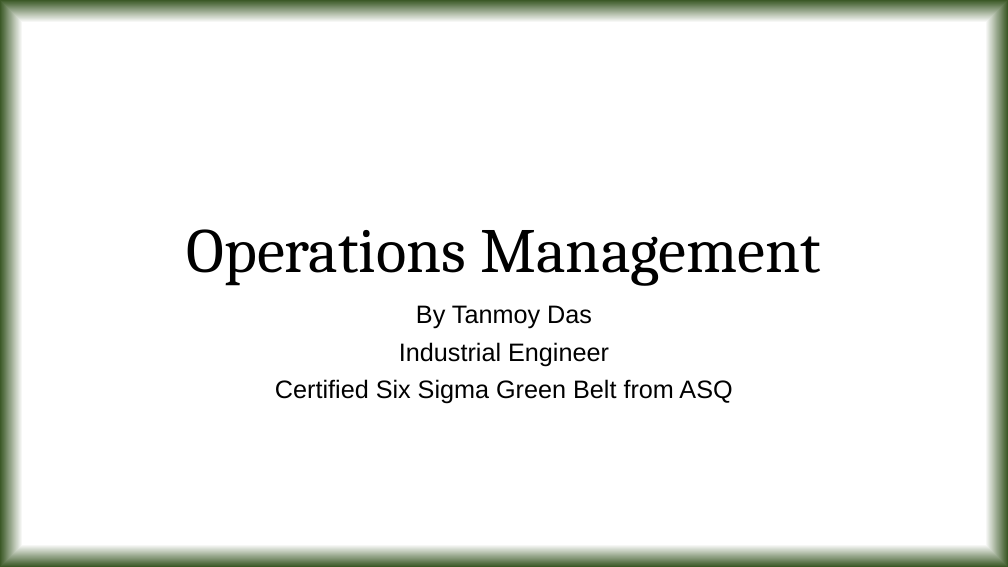
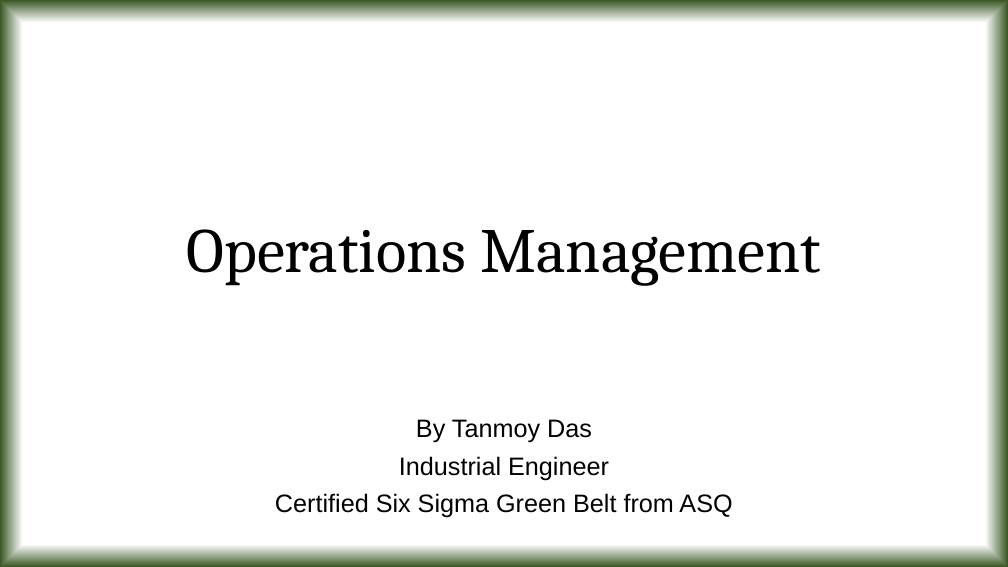
Before and after one commit to tanmoyie/Operations-Management, a slide deck: slide 1 of Operations Management lecture notes of Tanmoy Das.pptx. Drawn at 1008x567 pixels with LibreOffice and Linux fonts; fonts in the diff are those of the drawing. Boxes give left, top, right and bottom in pixels: in the first picture for what was removed or moved away, otherwise in the second. Text is boxed around its words. In the diff, an @@ line names an element or a change of style, - is before the commit and + after.

```diff
--- a/Operations Management lecture notes of Tanmoy Das.pptx
+++ b/Operations Management lecture notes of Tanmoy Das.pptx
@@ subtitle "By Tanmoy Das": place and size @@
-subtitle "By Tanmoy Das" at (275, 305, 732, 404)
+subtitle "By Tanmoy Das" at (275, 419, 732, 518)
```
Also in this commit, not shown: 4 other slides changed, 18 slides added, 1 other file.
